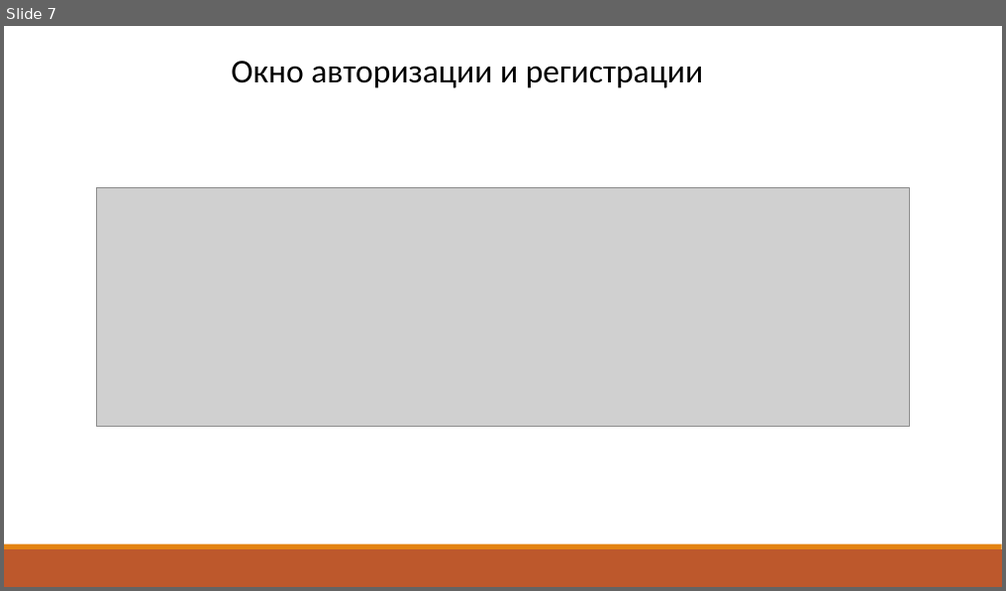
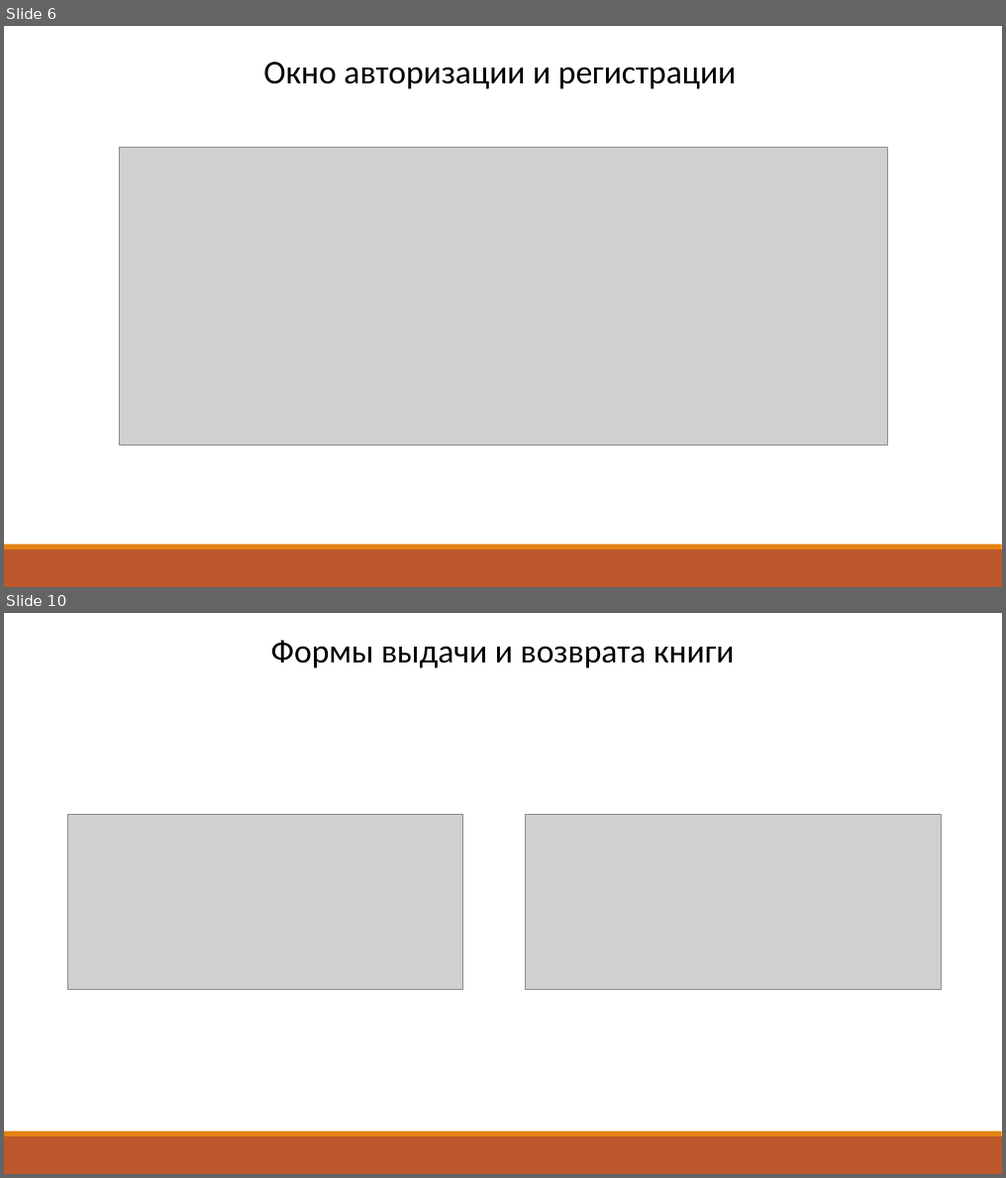
Before and after one commit to Artjxm/Uni-Dir-Across-PCs, a slide deck: 3rd-Grade/Sixth-Semester/Course-Project/docs/Московка_АА_Презентация.pptx. Shown one above the other, each under a label of ours: slide 7 before the commit, slides 6 and 10 after it; the slides between them are not shown. The pictures are 1006x591 and 1006x1178 pixels, drawn with LibreOffice and Linux fonts; fonts in the diff are those of the drawing; grey boxes stand for pictures. Boxes give left, top, right and bottom in pixels: in the first picture for what was removed or moved away, otherwise in the second. Text is boxed around its words. In the diff, an @@ line names an element or a change of style, - is before the commit and + after.

```diff
--- a/3rd-Grade/Sixth-Semester/Course-Project/docs/Московка_АА_Презентация.pptx
+++ b/3rd-Grade/Sixth-Semester/Course-Project/docs/Московка_АА_Презентация.pptx
@@ slide 10 added at [4,613,1002,1174], background #FFFFFF; not listed: 2 template elements that a slide beside it also shows @@
@@ text added at [271,640,734,668], 32 pt, text #000000 @@
+Формы выдачи и возврата книги
@@ picture added at [67,814,463,989] @@
@@ picture added at [526,814,942,989] @@
@@ what was slide 7 is now slide 6 @@
@@ slide 6 changed as well @@
@@ text "Окно авторизации и регистрации": place and size @@
-text "Окно авторизации и регистрации" at [231,61,703,88]
+text "Окно авторизации и регистрации" at [263,62,736,89]
@@ picture: place and size @@
-picture at [97,187,909,427]
+picture at [119,148,887,446]
```
Also in this commit, not shown: 3 other slides changed, 6 other slides added, 8 slides removed, 4 other files.
